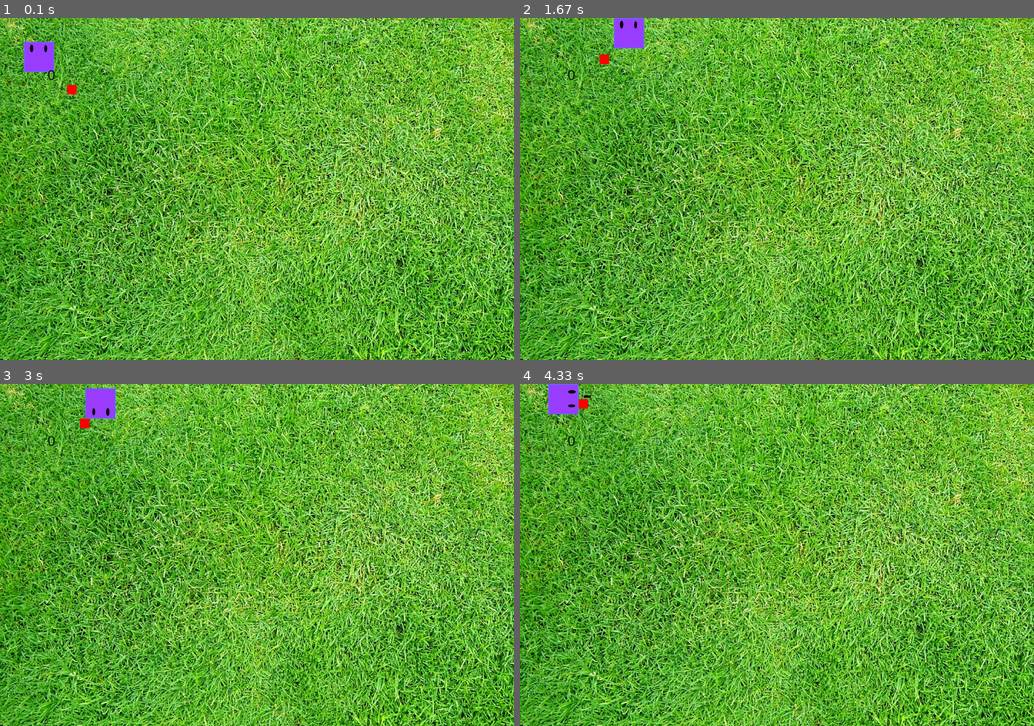
Above: before the commit, frames 1-4 (two rows, left to right).
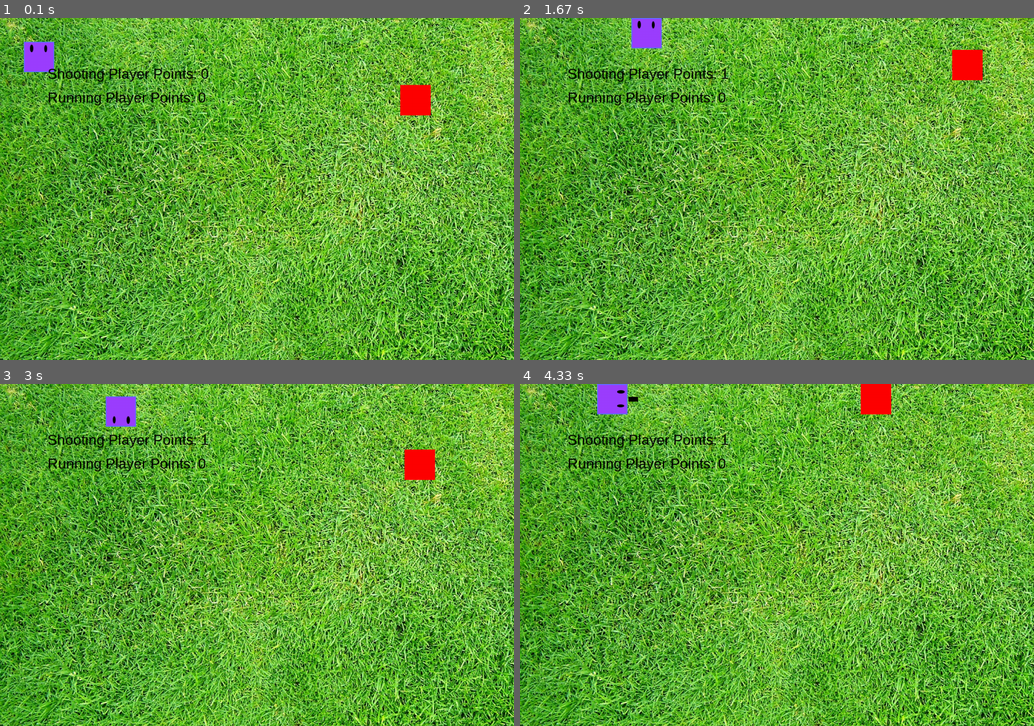
Above: after the commit, the same moments.

Repository: StephenRebel/ICS3U-Summative-game_Arena-Survial
Game: pygame game, started from Learning and Practice/PygameTesting/test_file.py
Same seed, same stepped clock (60 frames per second), same inputs: the game is played once before the commit and once after it.
Inputs:
- Up to frame 1 (0.1 s): no input
- Up to frame 2 (1.67 s): hold Space 0.33-0.8 s; hold Right 0.33-0.8 s; hold Right 0.83-1.3 s; hold D 0.83-1.3 s; hold Up 1.33-1.63 s; hold W 1.33-1.63 s
- Up to frame 3 (3 s): hold Right 1.67-2.13 s; hold D 1.67-2.13 s; hold Left 2.17-2.7 s; hold A 2.17-2.7 s; hold Down from 2.73 s (still down); hold S from 2.73 s (still down)
- Up to frame 4 (4.33 s): release Down at 3.03 s; release S at 3.03 s; tap Space at 3.07, 3.47, 3.77, 3.9, 4.3 s; hold Left 3.4-3.8 s; hold A 3.4-3.8 s; hold Up 3.83-4.2 s; hold W 3.83-4.2 s; hold Right from 4.23 s (still down); hold D from 4.23 s (still down)

The runs differ from the first frame. In frame 1, 1.4% of the frame differs, in the area x 9-84%, y 14-29%; in frame 2, 2.0%; in frame 3, 2.2%; in frame 4, 2.5%, in the area x 5-73%, y 0-26%.

Commit message:
During player collision, the shooter respawns, made it kinda actually playable

Diff:
--- a/Learning and Practice/PygameTesting/test_file.py
+++ b/Learning and Practice/PygameTesting/test_file.py
@@ -9,7 +9,7 @@
 screen = pygame.display.set_mode(size)
 pygame.display.set_caption("My First Game")
 clock = pygame.time.Clock()
-font = pygame.font.SysFont('Comic Sans MS', 30)
+font = pygame.font.SysFont('Arial', 30)
 
 #Make Variables
 BLACK = ( 0, 0, 0)
@@ -19,10 +19,10 @@
 BROWN = (210, 105, 30)
 
 x1, y1, width1, height1, oldx1, oldy1 = 50, 50, 64, 64, 50, 50
-x2, y2, width2, height2, oldx2, oldy2 = 150, 150, 20, 20, 150, 150
-x, y, shootwidth, shootheight, shootdirection = -10, -10, 15, 5, 0
+x2, y2, width2, height2, oldx2, oldy2 = 850, 150, 64, 64, 150, 150
+x, y, shootwidth, shootheight, shootdirection = -10, -10, 15, 10, 0
 p1face, p2face = 0, 0
-point = 0
+point1, point2 = 0, 0
 can_shoot = False
 
 #Draw things on screen procedure
@@ -32,8 +32,10 @@
     screen.blit(new_char1, (x1, y1))
     pygame.draw.rect(screen, RED, (x2, y2, width2, height2))
     pygame.draw.rect(screen, BLACK, (x, y, shootwidth, shootheight))
-    text = font.render(str(point), True, BLACK)
-    screen.blit(text, (100 , 100))
+    text1 = font.render("Shooting Player Points: " + str(point1), True, BLACK)
+    text2 = font.render("Running Player Points: " + str(point2), True, BLACK)
+    screen.blit(text1, (100 , 100))
+    screen.blit(text2, (100 , 150))
     pygame.display.update()
 
 #Main Loop
@@ -57,50 +59,50 @@
         if x1 - 1 <= 0:
             x1 = 0
         else:
-            x1 -= 3
+            x1 -= 2
     elif keys[pygame.K_RIGHT]:
         p1face = 270
         if x1 + 1 >= size[0] - width1:
             x1 = size[0] - width1
         else:
-            x1 += 3
+            x1 += 2
     elif keys[pygame.K_UP]:
         p1face = 0
         if y1 - 1 <= 0:
             y1 = 0
         else:
-            y1 -= 3
+            y1 -= 2
     elif keys[pygame.K_DOWN]:
         p1face = 180
         if y1 + 1 >= size[1] - height1:
             y1 = size[1] - height1
         else:
-            y1 += 3
+            y1 += 1
 
     if keys[pygame.K_a]:
         p2face = 1
         if x2 - 1 <= 0:
             x2 = 0
         else:
-            x2 -= 1
+            x2 -= 3
     elif keys[pygame.K_d]:
         p2face = 3
         if x2 + 1 >= size[0] - width2:
             x2 = size[0] - width2
         else:
-            x2 += 1
+            x2 += 3
     elif keys[pygame.K_w]:
         p2face = 4
         if y2 - 1 <= 0:
             y2 = 0
         else:
-            y2 -= 1
+            y2 -= 3
     elif keys[pygame.K_s]:
         p2face = 2
         if y2 + 1 >= size[1] - height2:
             y2 = size[1] - height2
         else:
-            y2 += 1
+            y2 += 3
     #Auto moving AI
     else:
         if (x2 + width2 / 2) - (x1 + width1 / 2) > 0:
@@ -119,20 +121,20 @@
             x, y, = int(x1 + width1 / 2), int(y1 + height1 / 2 - shootheight / 2)
             if p1face == 90:
                 shootdirection = 2
-                shootwidth = 15
-                shootheight = 5
+                shootwidth = 20
+                shootheight = 10
             elif p1face == 270:
                 shootdirection = 0
-                shootwidth = 15
-                shootheight = 5
+                shootwidth = 20
+                shootheight = 10
             elif p1face == 0:
                 shootdirection = 3
-                shootwidth = 5
-                shootheight = 15
+                shootwidth = 10
+                shootheight = 20
             elif p1face == 180:
                 shootdirection = 1
-                shootwidth = 5
-                shootheight = 15
+                shootwidth = 10
+                shootheight = 20
 
     #Controls direction of bullet
     if can_shoot == True:
@@ -162,7 +164,10 @@
         if x2 + width2 >= x1pos >= x2:
             for y1pos in range(y1, y1 + height1):
                 if y2 + height2 >= y1pos >= y2:
-                    x1, y1, x2, y2 = oldx1, oldy1, oldx2, oldy2
+                    #x1, y1, x2, y2 = oldx1, oldy1, oldx2, oldy2
+                    point2 += 1
+                    x1, y1 = random.randrange(width1, size[0] - width1), random.randrange(height1, size[1] - height1)
+                    break
 
     #Collision between character 2 and bullet
     for shootxpos in range(x, x + shootwidth):
@@ -172,7 +177,7 @@
                     x, y = -15, -15
                     x2, y2 = random.randrange(width2, size[0] - width2), random.randrange(height2, size[1] - height2)
                     can_shoot = False
-                    point += 1
+                    point1 += 1
 
     draw_objects()
 #Once we have exited the main program loop we can stop the game engine:
